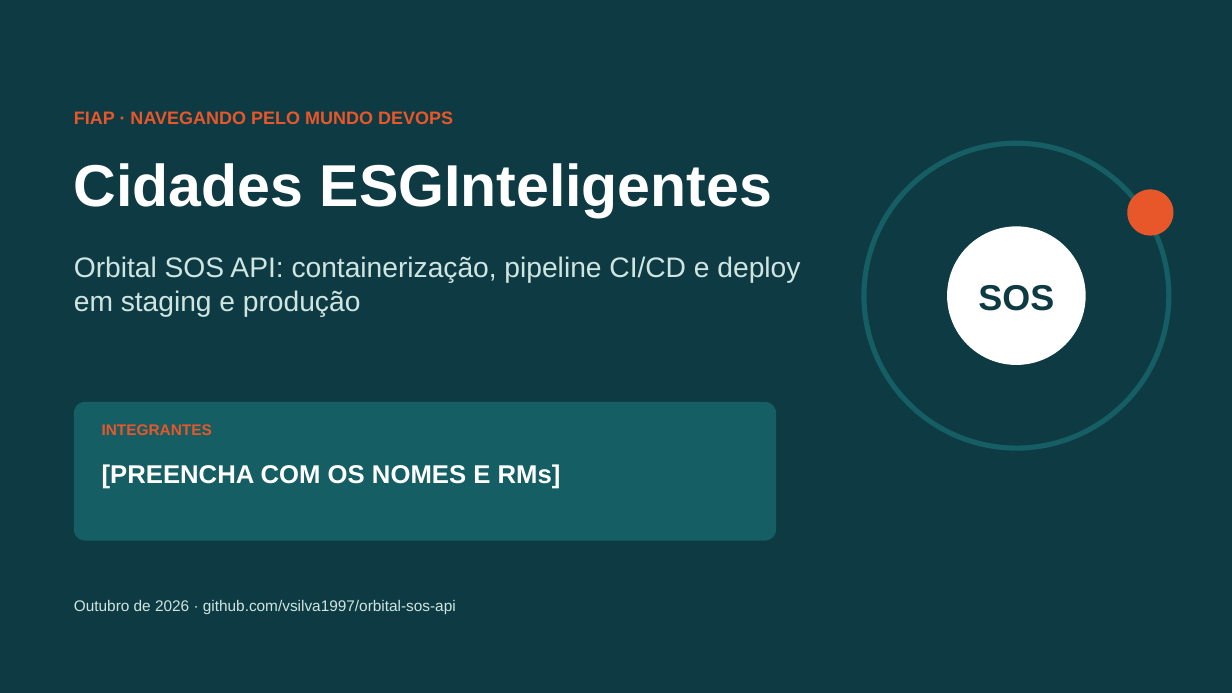
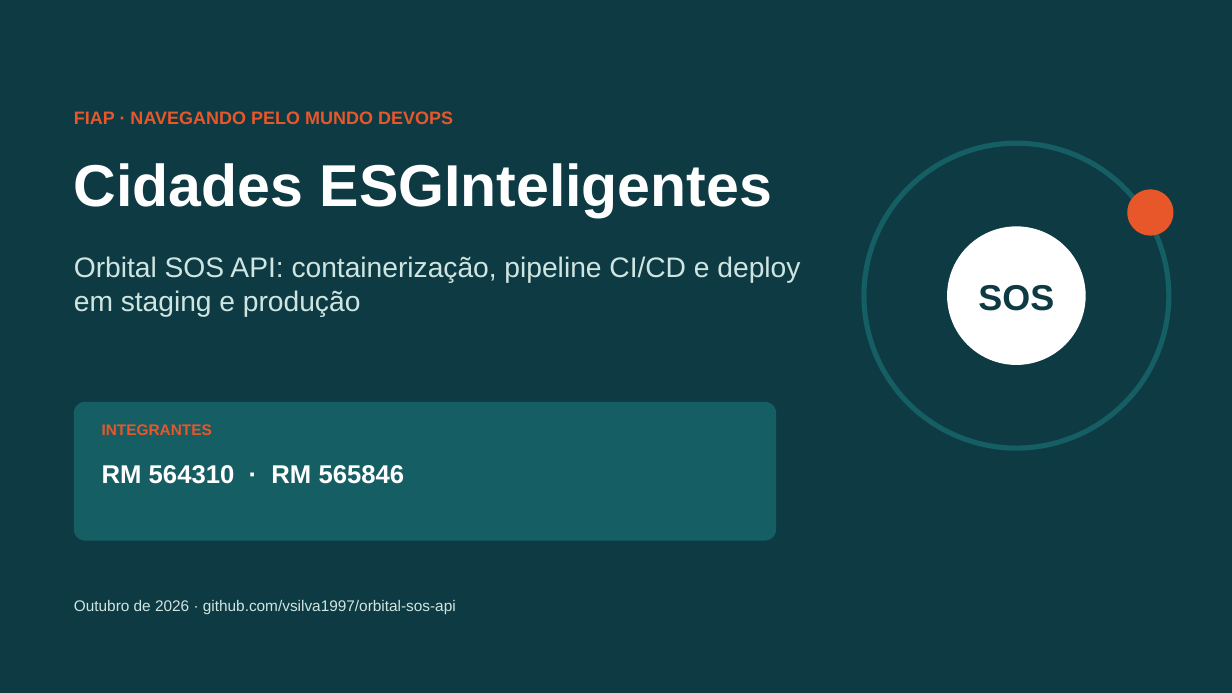
Before and after one commit to vsilva1997/orbital-sos-api, a slide deck: slide 1 of docs/Documentacao_DevOps.pptx. Drawn at 1232x693 pixels with LibreOffice and Linux fonts; fonts in the diff are those of the drawing. Boxes give left, top, right and bottom in pixels: in the first picture for what was removed or moved away, otherwise in the second. Text is boxed around its words. In the diff, an @@ line names an element or a change of style, - is before the commit and + after.

```diff
--- a/docs/Documentacao_DevOps.pptx
+++ b/docs/Documentacao_DevOps.pptx
@@ text at [102, 465, 405, 484]: text changed @@
-[PREENCHA COM OS NOMES E RMs]
+RM 564310 · RM 565846
```
Also in this commit, not shown: 1 other file.
